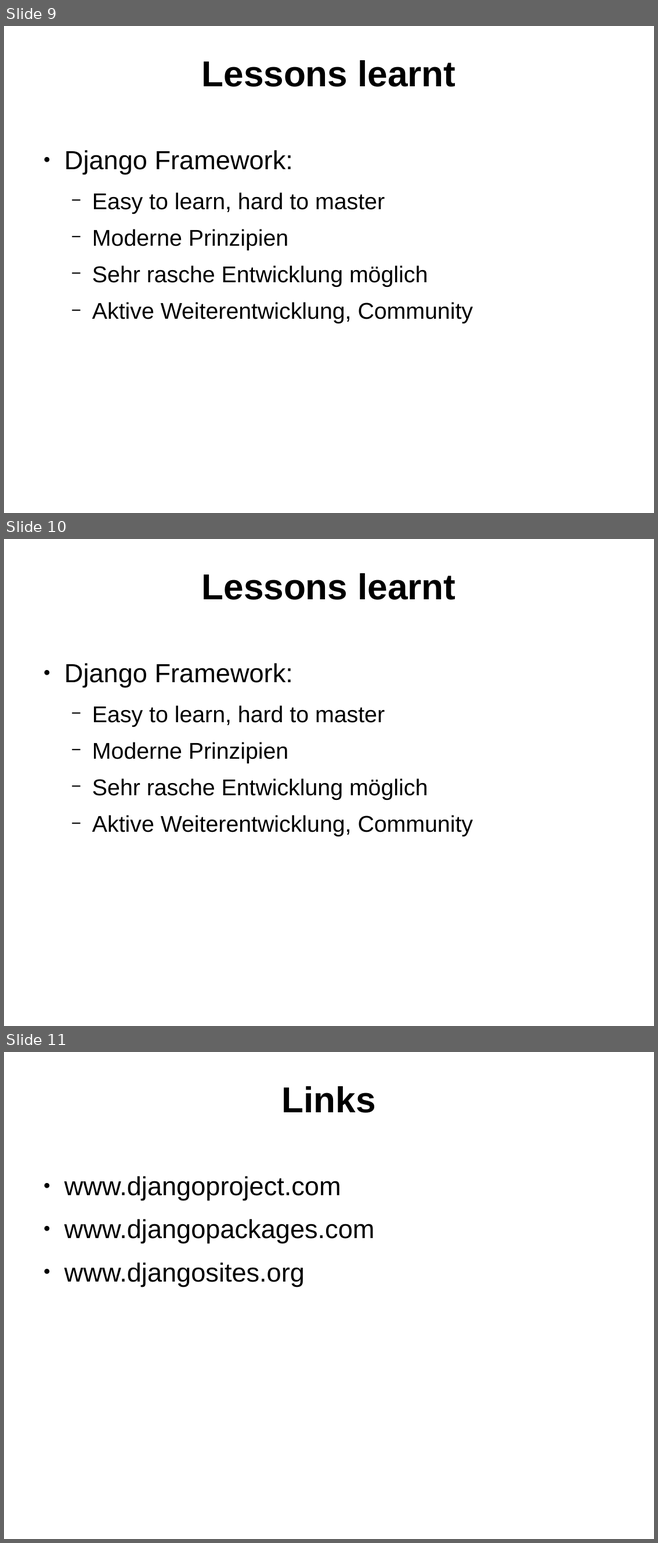
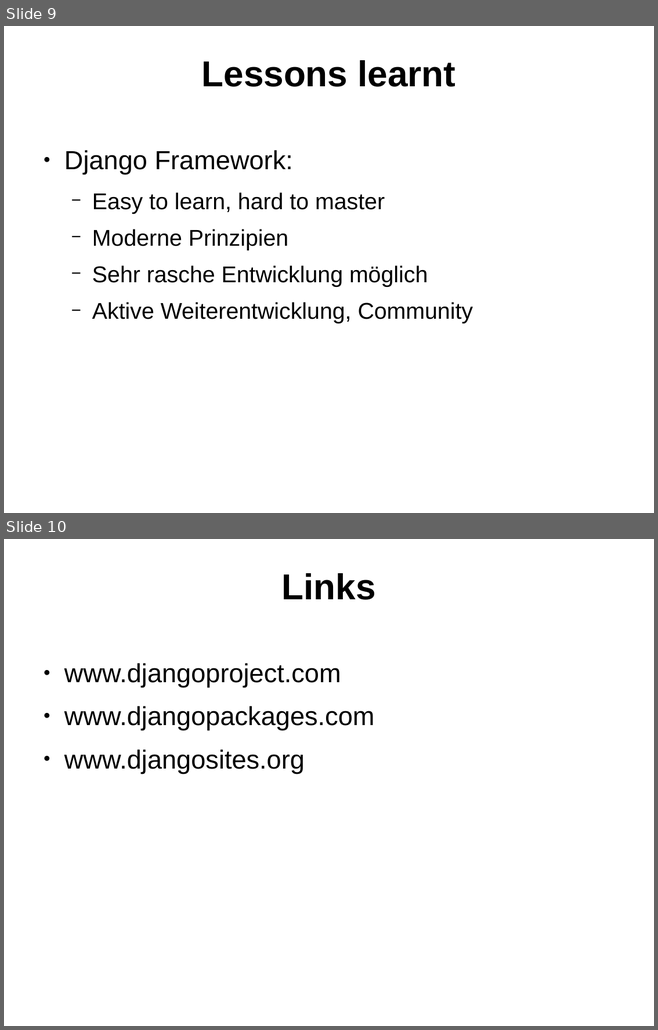
Before and after one commit to barta3/ch.bfh.bti7054.w2013.p.FashionShop, a slide deck: doc/Project_presentation_full.odp. Shown one above the other, each under a label of ours: slides 9, 10 and 11 before the commit, slides 9 and 10 after it. The pictures are 658x1543 and 658x1030 pixels, drawn with LibreOffice and Linux fonts; fonts in the diff are those of the drawing; background and template pictures are left out. Boxes give left, top, right and bottom in pixels: in the first picture for what was removed or moved away, otherwise in the second. Text is boxed around its words. In the diff, an @@ line names an element or a change of style, - is before the commit and + after.

```diff
--- a/doc/Project_presentation_full.odp
+++ b/doc/Project_presentation_full.odp
@@ slide 10 removed at [4, 539, 654, 1026], background picture (left out) @@
@@ title removed at [202, 573, 456, 600] @@
-Lessons learnt
@@ text removed at [64, 663, 473, 837] @@
-● Django Framework:
-  − Easy to learn, hard to master
-  − Moderne Prinzipien
-  − Sehr rasche Entwicklung möglich
-  − Aktive Weiterentwicklung, Community
@@ what was slide 11 is now slide 10 @@
```
Also in this commit, not shown: 1 slide changed, 1 other file.
